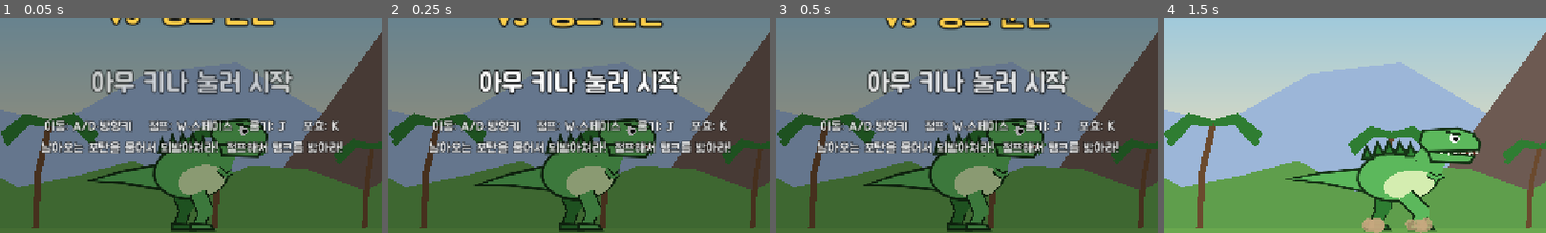
Above: before the commit, frames 1-4 (left to right).
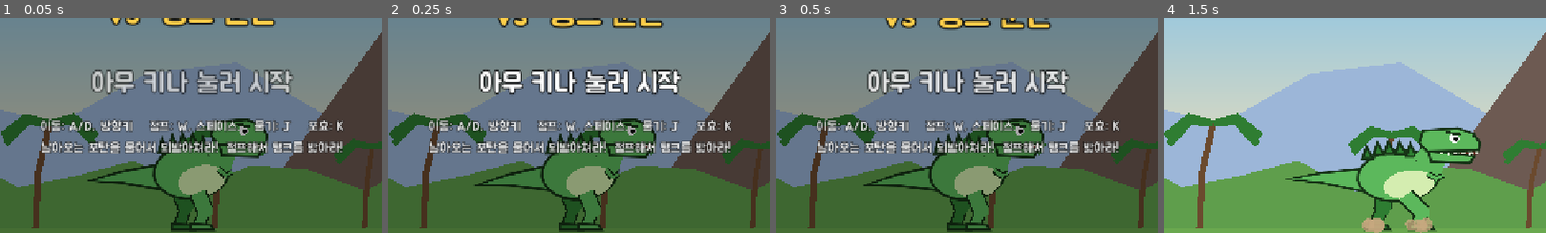
Above: after the commit, the same moments.

Repository: wylee-hadeul/dino-tank-smash
Game: Godot game, scene res://main.tscn
The game is run twice, just before and just after one commit, with the same random seed, the same clock (stepped at 60 frames per second) and the same inputs.
Inputs (mouse positions are % of the whole screen's width and height, from its top left):
- Up to frame 1 (0.05 s): no input
- Up to frame 2 (0.25 s): no input
- Up to frame 3 (0.5 s): no input
- Up to frame 4 (1.5 s): tap Enter at 0.5 s; move the mouse to (72, 45) at 0.52 s; hold Right (right) 0.53-1.25 s; tap J (bite) at 0.6 s; click (72, 45) at 0.67 s; tap Up (jump) at 0.77 s; drag from (30, 55) to (45, 70) at 1.27 s
The pictures show only the part of the screen within x 25-75%, y 36-86%; the shares and areas given below are measured in that part.

The runs differ from the first frame. In frame 1, 2.1% of the frame differs, in the area x 10-90%, y 46-54%; in frame 2, 2.1%; in frame 3, 2.1%; in frame 4, nothing differs.

Commit message:
fix: v0.3.2 - replace middle dot missing in Jua font
Co-Authored-By: Claude Opus 5.5 <noreply@anthropic.com>

Diff:
--- a/scripts/hud.gd
+++ b/scripts/hud.gd
@@ -97,7 +97,7 @@
 		_text(Vector2(v.x * 0.5, v.y * 0.37 + bob), "vs  탱크 군단", 56, Color("ffcf4a"), HORIZONTAL_ALIGNMENT_CENTER, 12)
 		var blink := 0.55 + sin(tm * 5.0) * 0.45
 		_text(Vector2(v.x * 0.5, v.y * 0.53), "터치해서 시작" if main.touch.enabled else "아무 키나 눌러 시작", 46, Color(1, 1, 1, blink), HORIZONTAL_ALIGNMENT_CENTER)
-		_text(Vector2(v.x * 0.5, v.y * 0.62), "이동: A/D·방향키    점프: W·스페이스    물기: J    포효: K", 22, Color(1, 1, 1, 0.85), HORIZONTAL_ALIGNMENT_CENTER, 6)
+		_text(Vector2(v.x * 0.5, v.y * 0.62), "이동: A/D, 방향키    점프: W, 스페이스    물기: J    포효: K", 22, Color(1, 1, 1, 0.85), HORIZONTAL_ALIGNMENT_CENTER, 6)
 		_text(Vector2(v.x * 0.5, v.y * 0.67), "날아오는 포탄을 물어서 되받아쳐라!  점프해서 탱크를 밟아라!", 22, Color(1, 1, 1, 0.85), HORIZONTAL_ALIGNMENT_CENTER, 6)
 		if main.high_score > 0:
 			_text(Vector2(v.x * 0.5, v.y * 0.74), "최고 기록 %d" % main.high_score, 26, Color(1, 0.9, 0.4), HORIZONTAL_ALIGNMENT_CENTER)
@@ -108,7 +108,7 @@
 		_text(Vector2(v.x * 0.5, v.y * 0.44), "점수 %d" % main.score, 48, Color(1, 1, 1, a), HORIZONTAL_ALIGNMENT_CENTER)
 		var best_txt := "최고 기록 갱신!" if main.score >= main.high_score and main.score > 0 else "최고 기록 %d" % main.high_score
 		_text(Vector2(v.x * 0.5, v.y * 0.52), best_txt, 32, Color(1, 0.9, 0.4, a), HORIZONTAL_ALIGNMENT_CENTER)
-		_text(Vector2(v.x * 0.5, v.y * 0.59), "웨이브 %d  ·  적 %d대 격파" % [main.wave, main.kills], 26, Color(1, 1, 1, a * 0.85), HORIZONTAL_ALIGNMENT_CENTER)
+		_text(Vector2(v.x * 0.5, v.y * 0.59), "웨이브 %d  /  적 %d대 격파" % [main.wave, main.kills], 26, Color(1, 1, 1, a * 0.85), HORIZONTAL_ALIGNMENT_CENTER)
 		if main.gameover_t > 2.2:
 			var blink := 0.55 + sin(tm * 5.0) * 0.45
 			_text(Vector2(v.x * 0.5, v.y * 0.7), "터치해서 다시 시작" if main.touch.enabled else "아무 키나 눌러 다시 시작", 42, Color(1, 1, 1, blink), HORIZONTAL_ALIGNMENT_CENTER)
Not shown, changed: docs/index.html
Not shown, changed: docs/index.pck
